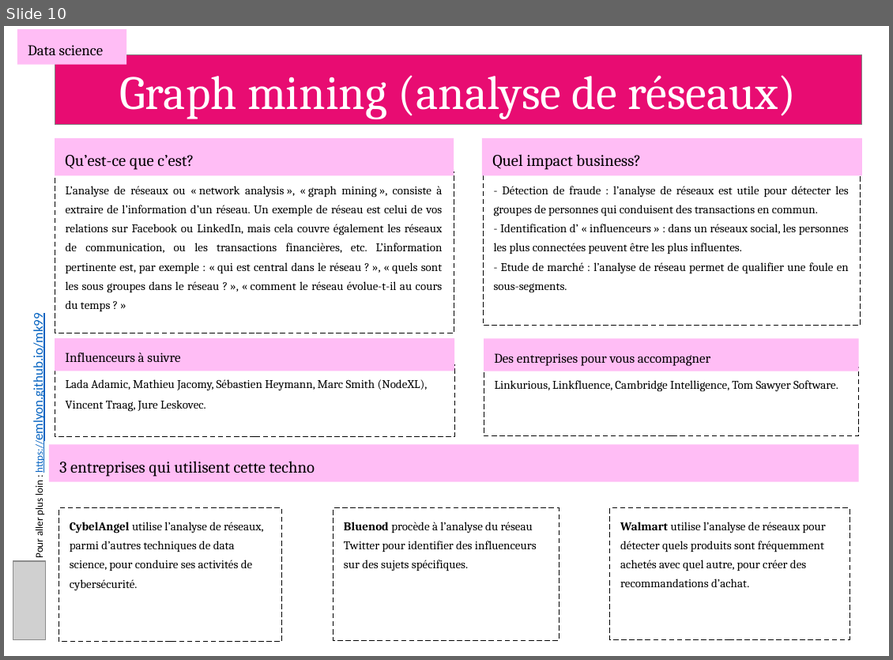
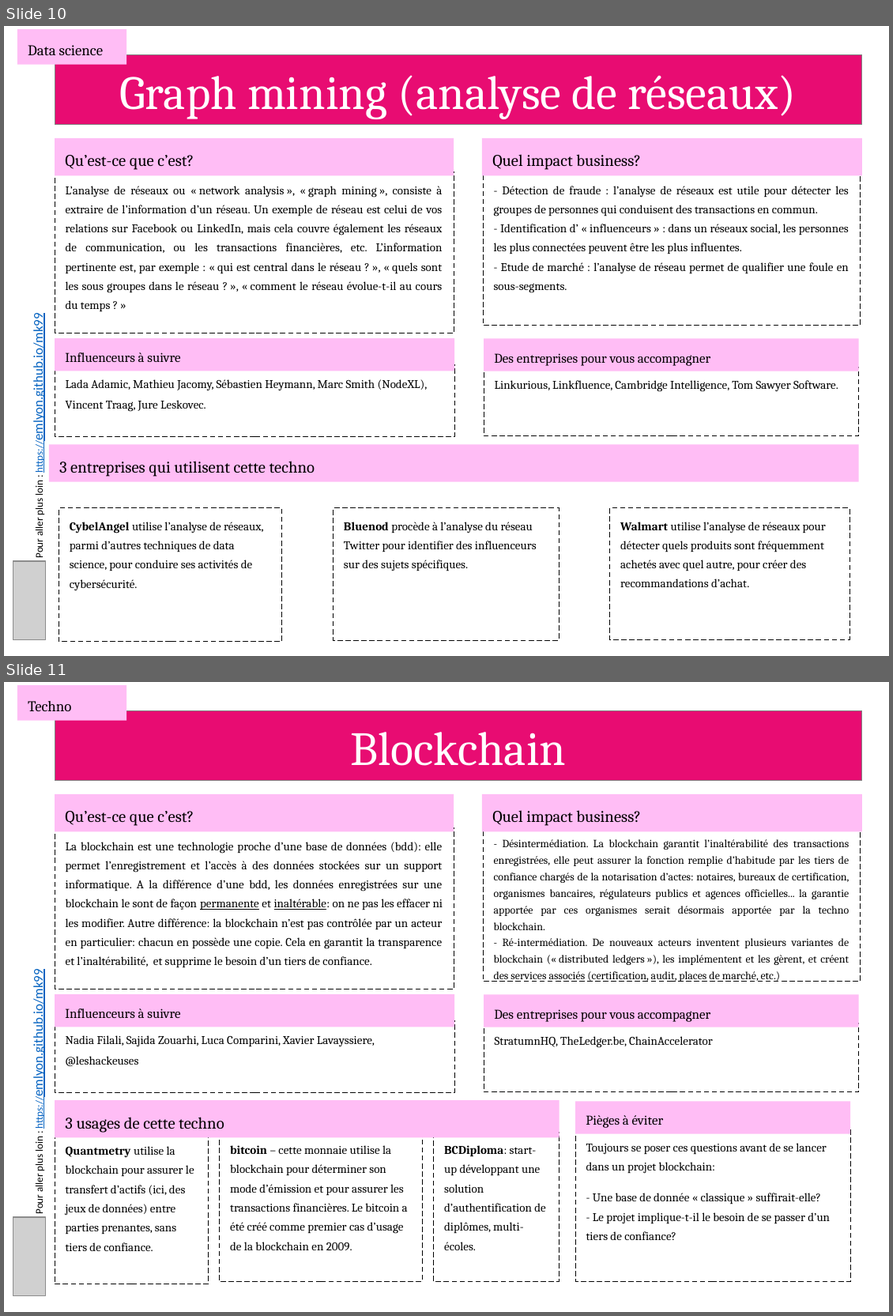
Before and after one commit to emlyon/chaire-implid, a slide deck: docs/content/fr/cards.pptx. Shown one above the other, each under a label of ours: slide 10 before the commit, slides 10 and 11 after it. The pictures are 893x660 and 893x1316 pixels, drawn with LibreOffice and Linux fonts; fonts in the diff are those of the drawing; grey boxes stand for pictures. Boxes give left, top, right and bottom in pixels: in the first picture for what was removed or moved away, otherwise in the second. Text is boxed around its words. In the diff, an @@ line names an element or a change of style, - is before the commit and + after.

Commit message:
added blockchain memo car in EN and FR

```diff
--- a/docs/content/fr/cards.pptx
+++ b/docs/content/fr/cards.pptx
@@ slide 11 added at (x1=4, y1=682, x2=889, y2=1312), background #FFFFFF @@
@@ rectangle added at (x1=17, y1=685, x2=126, y2=721), fill #FFBDF5, 10 pt, text #000000 @@
+Techno
@@ title added at (x1=55, y1=711, x2=861, y2=781), fill #E80C72, outline #808080 0.75 pt, 32 pt, text #FFFFFF @@
+Blockchain
@@ rectangle added at (x1=55, y1=794, x2=454, y2=832), fill #FFBDF5, 11 pt, text #000000 @@
+Qu’est-ce que c’est?
@@ rectangle added at (x1=482, y1=794, x2=862, y2=832), fill #FFBDF5, 11 pt, text #000000 @@
+Quel impact business?
@@ rectangle added at (x1=55, y1=829, x2=454, y2=989), outline #000000 0.75 pt dashed, 8 pt, text #000000 @@
+La blockchain est une technologie proche d’une base de données (bdd): elle permet l’enregistrement et l’accès à des données stockées sur un support informatique. A la différence d’une bdd, les données enregistrées sur une blockchain le sont de façon permanente et inaltérable: on ne pas les effacer ni les modifier. Autre différence: la blockchain n’est pas contrôlée par un acteur en particulier: chacun en possède une copie. Cela en garantit la transparence et l’inaltérabilité, et supprime le besoin d’un tiers de confiance.
@@ subtitle added at (x1=482, y1=829, x2=860, y2=981), outline #000000 0.75 pt dashed, 7.4 pt, text #000000 @@
+- Désintermédiation. La blockchain garantit l’inaltérabilité des transactions enregistrées, elle peut assurer la fonction remplie d’habitude par les tiers de confiance chargés de la notarisation d’actes: notaires, bureaux de certification, organismes bancaires, régulateurs publics et agences officielles... la garantie apportée par ces organismes serait désormais apportée par la techno blockchain.
+- Ré-intermédiation. De nouveaux acteurs inventent plusieurs variantes de blockchain (« distributed ledgers »), les implémentent et les gèrent, et créent des services associés (certification, audit, places de marché, etc.)
@@ text added at (x1=30, y1=981, x2=47, y2=1213), 7 pt, text #0563C1, underline @@
+Pour aller plus loin : https://emlyon.github.io/mk99
@@ rectangle added at (x1=55, y1=994, x2=454, y2=1027), fill #FFBDF5, 9 pt, text #000000 @@
+Influenceurs à suivre
@@ rectangle added at (x1=484, y1=994, x2=858, y2=1027), fill #FFBDF5, 9 pt, text #000000 @@
+Des entreprises pour vous accompagner
@@ rectangle added at (x1=55, y1=1021, x2=454, y2=1093), outline #000000 0.75 pt dashed, 8 pt, text #000000 @@
+Nadia Filali, Sajida Zouarhi, Luca Comparini, Xavier Lavayssiere, @leshackeuses
@@ rectangle added at (x1=484, y1=1023, x2=858, y2=1093), outline #000000 0.75 pt dashed, 8 pt, text #000000 @@
+StratumnHQ, TheLedger.be, ChainAccelerator
@@ rectangle added at (x1=55, y1=1101, x2=559, y2=1138), fill #FFBDF5, 11 pt, text #000000 @@
+3 usages de cette techno
@@ rectangle added at (x1=575, y1=1101, x2=850, y2=1135), fill #FFBDF5, 9 pt, text #000000 @@
+Pièges à éviter
@@ rectangle added at (x1=575, y1=1129, x2=850, y2=1281), outline #000000 0.75 pt dashed, 8 pt, text #000000 @@
+Toujours se poser ces questions avant de se lancer dans un projet blockchain:
+- Une base de donnée « classique » suffirait-elle?
+- Le projet implique-t-il le besoin de se passer d’un tiers de confiance?
@@ rectangle added at (x1=55, y1=1132, x2=207, y2=1283), outline #000000 0.75 pt dashed, 8 pt, text #000000 @@
+Quantmetry utilise la blockchain pour assurer le transfert d’actifs (ici, des jeux de données) entre parties prenantes, sans tiers de confiance.
@@ rectangle added at (x1=219, y1=1132, x2=421, y2=1282), outline #000000 0.75 pt dashed, 8 pt, text #000000 @@
+bitcoin – cette monnaie utilise la blockchain pour déterminer son mode d’émission et pour assurer les transactions financières. Le bitcoin a été créé comme premier cas d’usage de la blockchain en 2009.
@@ rectangle added at (x1=433, y1=1132, x2=559, y2=1282), outline #000000 0.75 pt dashed, 8 pt, text #000000 @@
+BCDiploma: start-up développant une solution d’authentification de diplômes, multi-écoles.
@@ picture added at (x1=13, y1=1217, x2=46, y2=1296) @@
```
Also in this commit, not shown: 31 other files.
